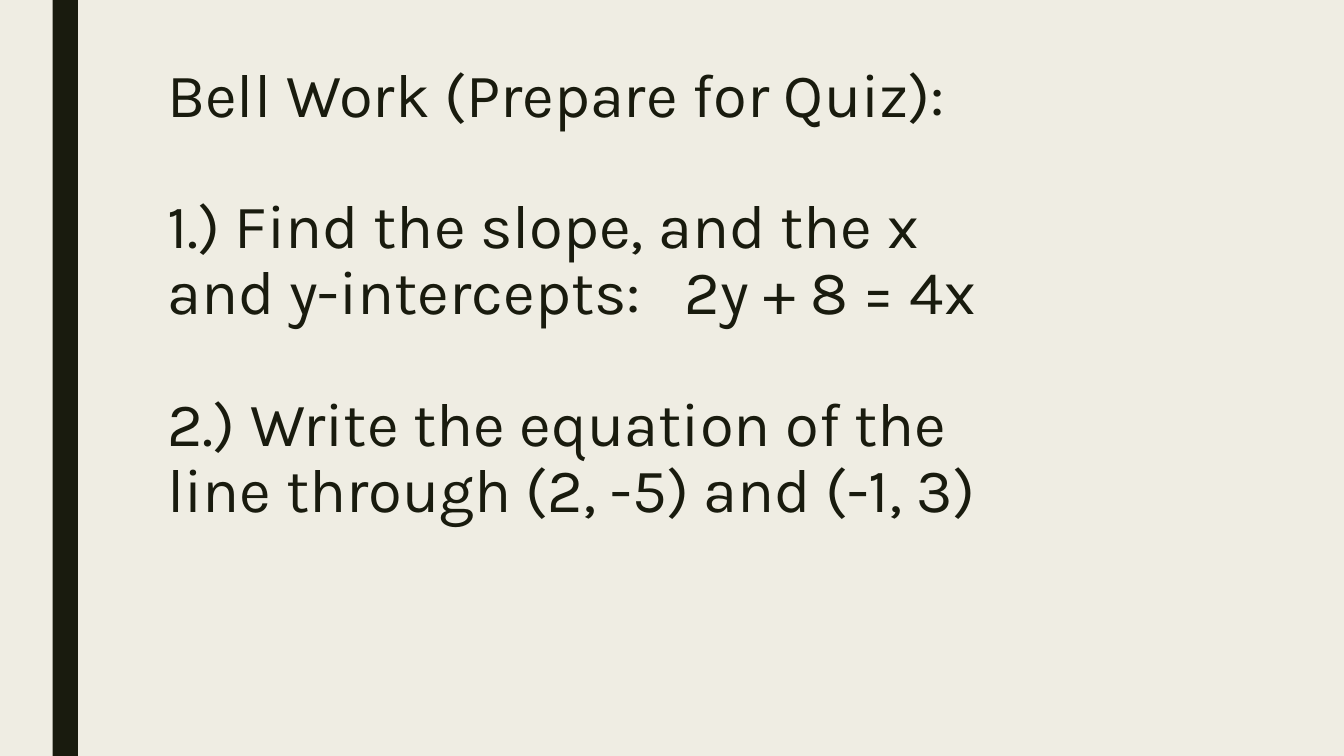
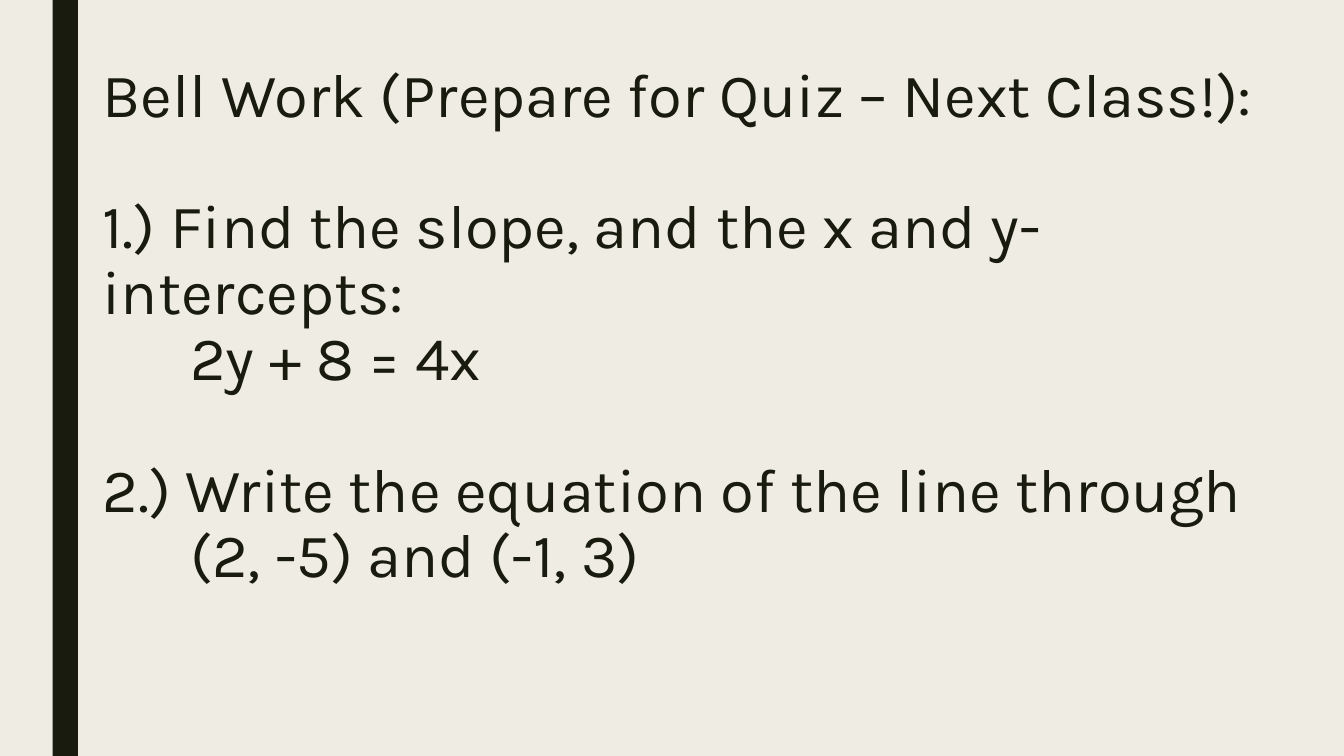
Before and after one commit to codecuddy/algebra_3-4, a slide deck: slide 1 of _PowerPoints/1st Semester/Unit 2 Relations and Functions/Algebra3_Day_019 2.7 Absolute Value Functions.pptx. Drawn at 1344x756 pixels with LibreOffice and Linux fonts; fonts in the diff are those of the drawing. Boxes give left, top, right and bottom in pixels: in the first picture for what was removed or moved away, otherwise in the second. Text is boxed around its words. In the diff, an @@ line names an element or a change of style, - is before the commit and + after.

```diff
--- a/_PowerPoints/1st Semester/Unit 2 Relations and Functions/Algebra3_Day_019 2.7 Absolute Value Functions.pptx
+++ b/_PowerPoints/1st Semester/Unit 2 Relations and Functions/Algebra3_Day_019 2.7 Absolute Value Functions.pptx
@@ title at (x1=103, y1=72, x2=1253, y2=584): text changed @@
-Bell Work (Prepare for Quiz):
-1.) Find the slope, and the x and y-intercepts: 2y + 8 = 4x
-2.) Write the equation of the line through (2, -5) and (-1, 3)
+Bell Work (Prepare for Quiz – Next Class!):
+1.) Find the slope, and the x and y-intercepts:
+2y + 8 = 4x
+2.) Write the equation of the line through
+(2, -5) and (-1, 3)
```
Also in this commit, not shown: 3 slides removed, 37 other files.
